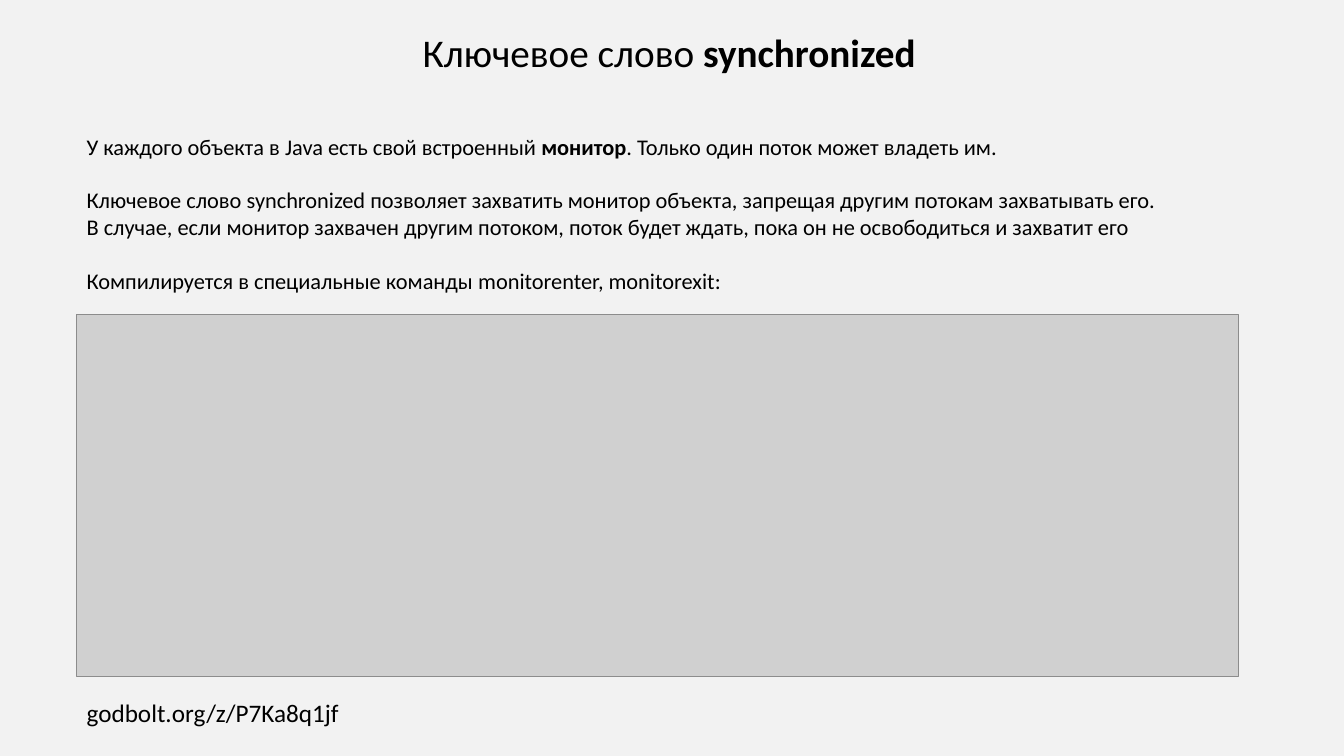
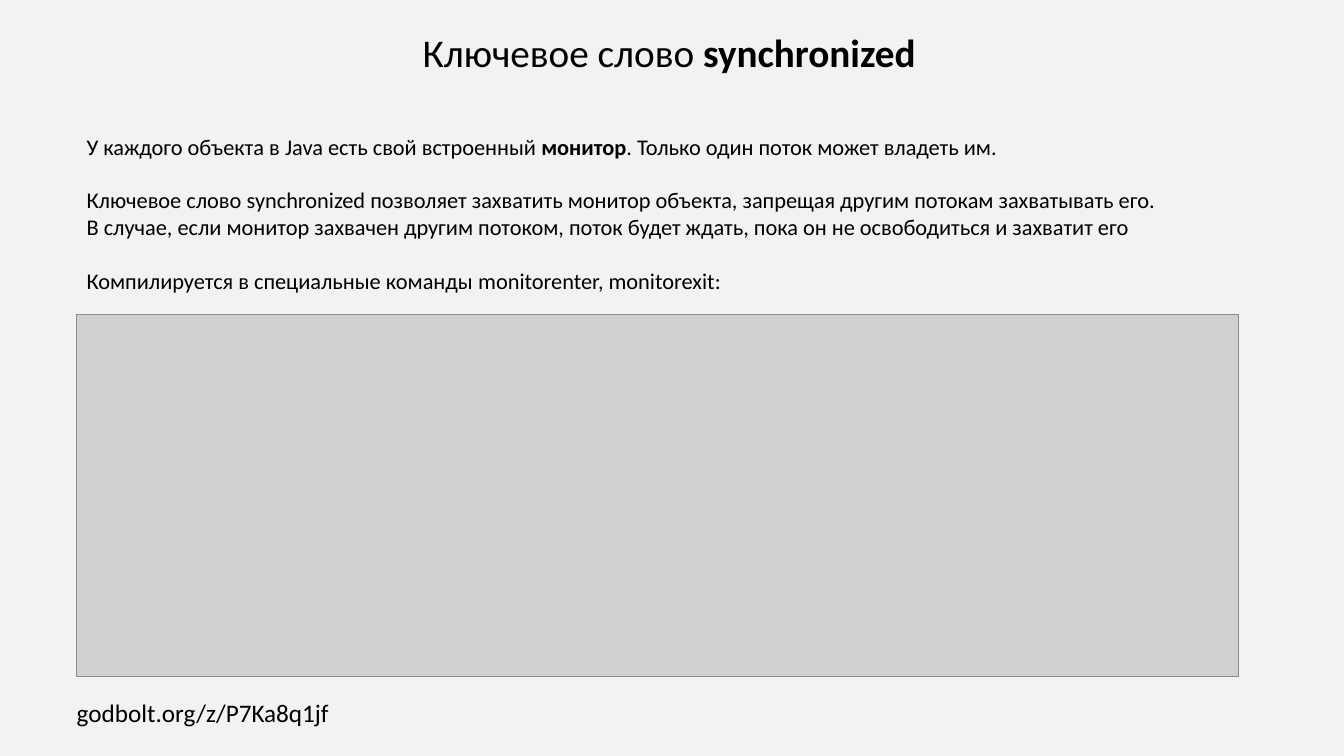
Before and after one commit to job-modelware-ru/java-2025-jD2kZ, a slide deck: slide 10 of team9-multithreading/Поддержка Параллелизма в Java.pptx. Drawn at 1344x756 pixels with LibreOffice and Linux fonts; fonts in the diff are those of the drawing; grey boxes stand for pictures. Boxes give left, top, right and bottom in pixels: in the first picture for what was removed or moved away, otherwise in the second. Text is boxed around its words. In the diff, an @@ line names an element or a change of style, - is before the commit and + after.

```diff
--- a/team9-multithreading/Поддержка Параллелизма в Java.pptx
+++ b/team9-multithreading/Поддержка Параллелизма в Java.pptx
@@ text "godbolt.org/z/P7Ka8q1jf": place and size @@
-text "godbolt.org/z/P7Ka8q1jf" at [87,704,339,727]
+text "godbolt.org/z/P7Ka8q1jf" at [77,704,329,727]
```
Also in this commit, not shown: 1 other slide changed, 9 other files.
